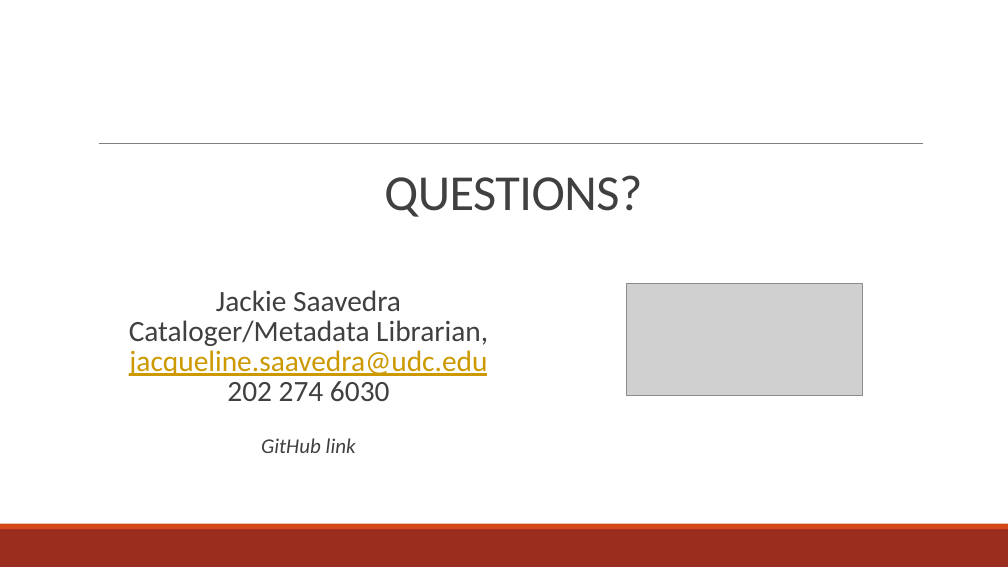
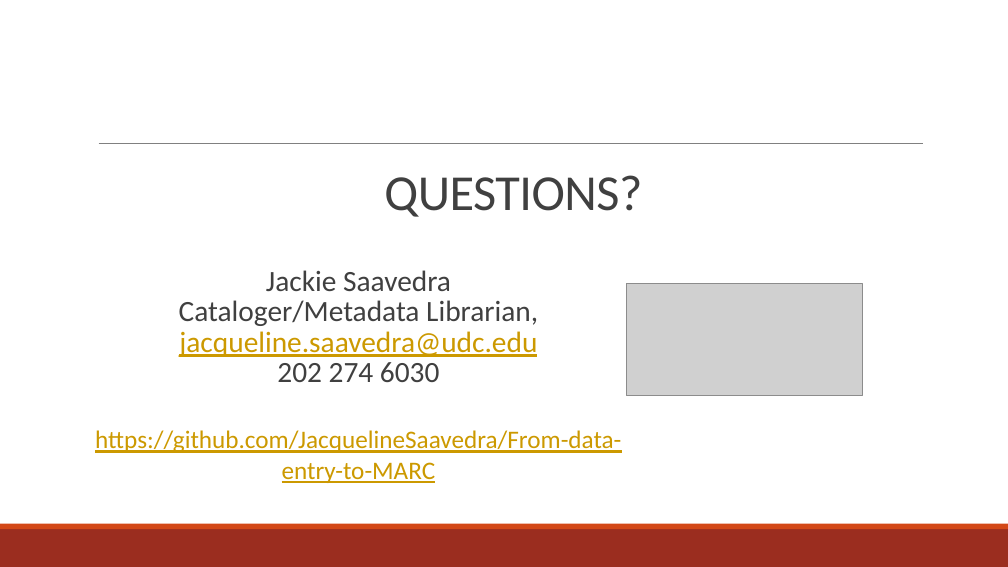
Before and after one commit to JacquelineSaavedra/From-data-entry-to-MARC, a slide deck: slide 11 of from-data-entry-to-marc.pptx. Drawn at 1008x567 pixels with LibreOffice and Linux fonts; fonts in the diff are those of the drawing; grey boxes stand for pictures. Boxes give left, top, right and bottom in pixels: in the first picture for what was removed or moved away, otherwise in the second. Text is boxed around its words. In the diff, an @@ line names an element or a change of style, - is before the commit and + after.

```diff
--- a/from-data-entry-to-marc.pptx
+++ b/from-data-entry-to-marc.pptx
@@ text "Jackie Saavedra": place and size @@
-text "Jackie Saavedra" at box(129, 290, 488, 453)
+text "Jackie Saavedra" at box(95, 270, 621, 483)
@@ text at box(95, 430, 621, 483): text changed; size 20 to 24 pt; text colour #404040 to #CC9900; italic off @@
-GitHub link
+https://github.com/JacquelineSaavedra/From-data-entry-to-MARC
```
